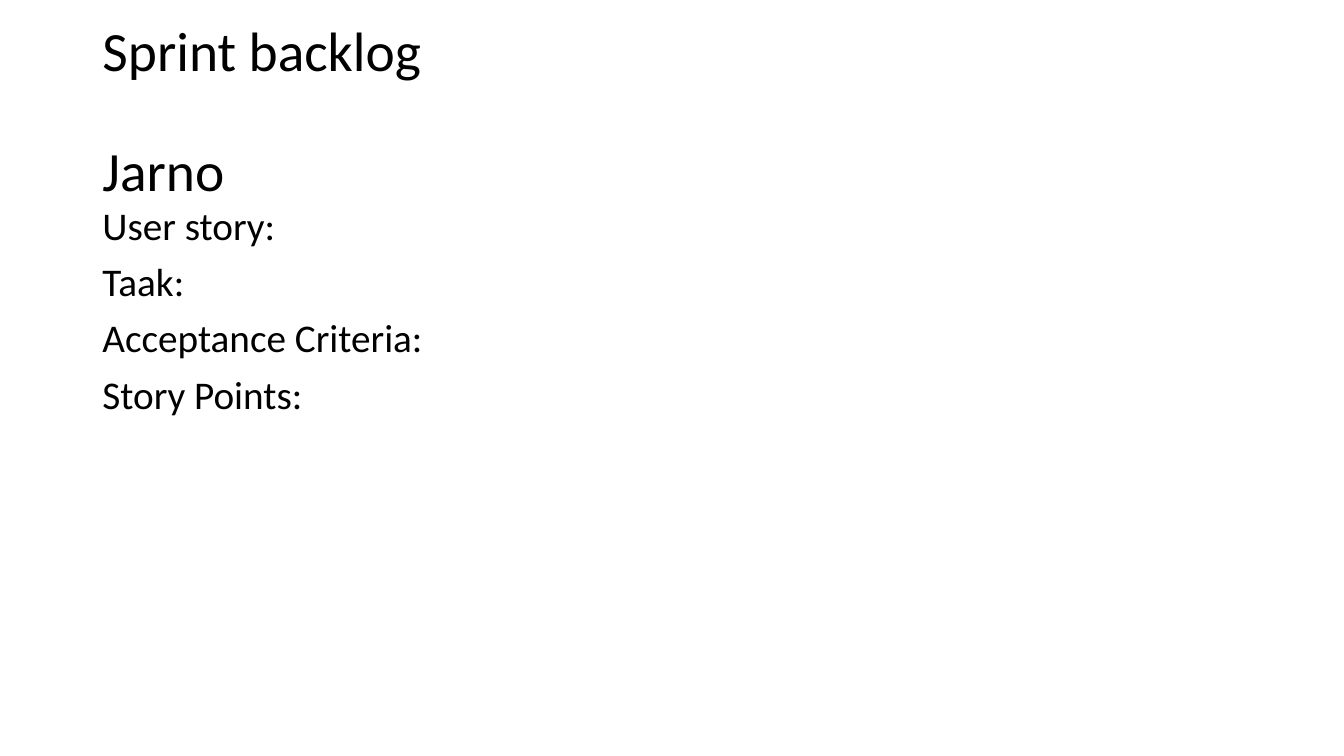
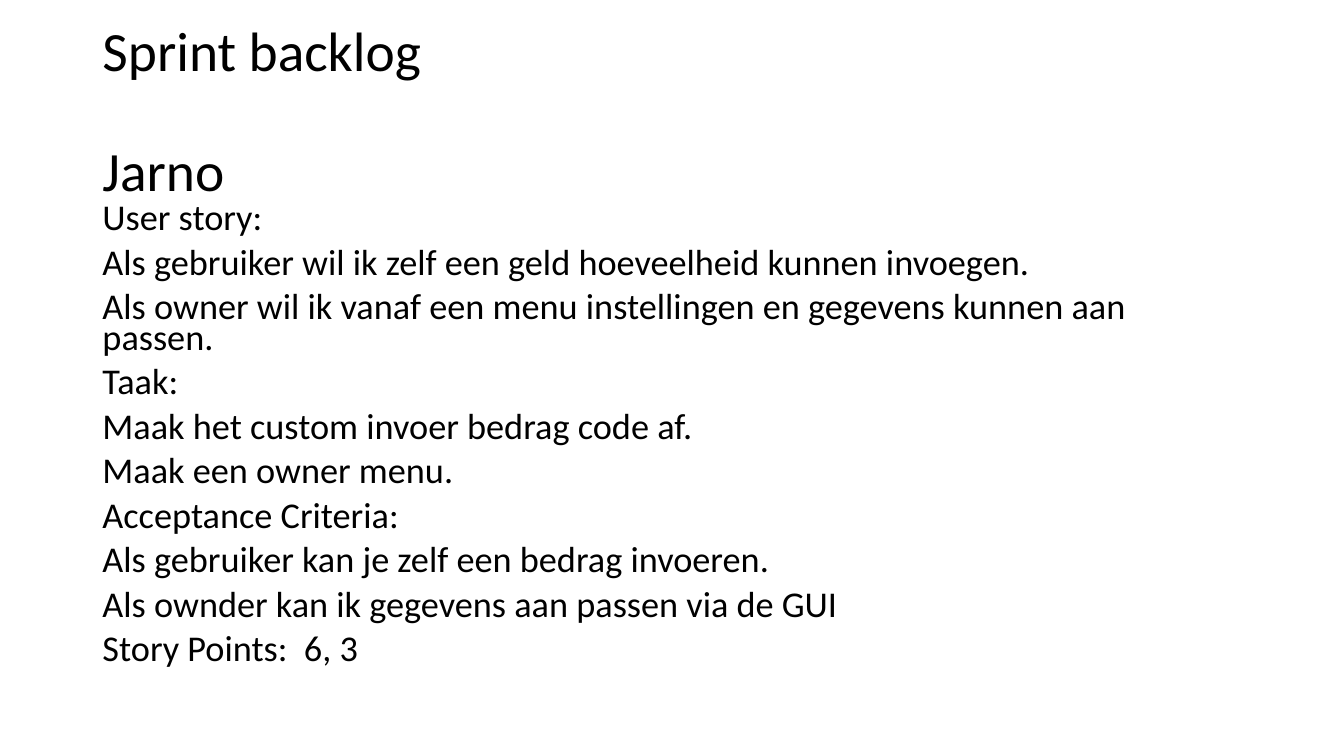
Before and after one commit to Sinjablo/Git-TINPRJ03-34, a slide deck: slide 10 of Presentaties/PresentatieSprint5.pptx. Drawn at 1344x756 pixels with LibreOffice and Linux fonts; fonts in the diff are those of the drawing. Boxes give left, top, right and bottom in pixels: in the first picture for what was removed or moved away, otherwise in the second. Text is boxed around its words. In the diff, an @@ line names an element or a change of style, - is before the commit and + after.

```diff
--- a/Presentaties/PresentatieSprint5.pptx
+++ b/Presentaties/PresentatieSprint5.pptx
@@ text at (x1=102, y1=206, x2=399, y2=534): size 28 to 25.9 pt in "User story:", "Taak:", "Acceptance Criteria:"; line spacing 0.9 to 0.7 @@
@@ text at (x1=102, y1=249, x2=1126, y2=356): paragraphs added @@
+Als gebruiker wil ik zelf een geld hoeveelheid kunnen invoegen.
+Als owner wil ik vanaf een menu instellingen en gegevens kunnen aan passen.
@@ text at (x1=102, y1=413, x2=692, y2=484): paragraphs added @@
+Maak het custom invoer bedrag code af.
+Maak een owner menu.
@@ text at (x1=102, y1=546, x2=837, y2=667): text changed; size 28 to 25.9 pt @@
-Story Points:
+Als gebruiker kan je zelf een bedrag invoeren.
+Als ownder kan ik gegevens aan passen via de GUI
+Story Points: 6, 3
```
Also in this commit, not shown: 1 other file.
